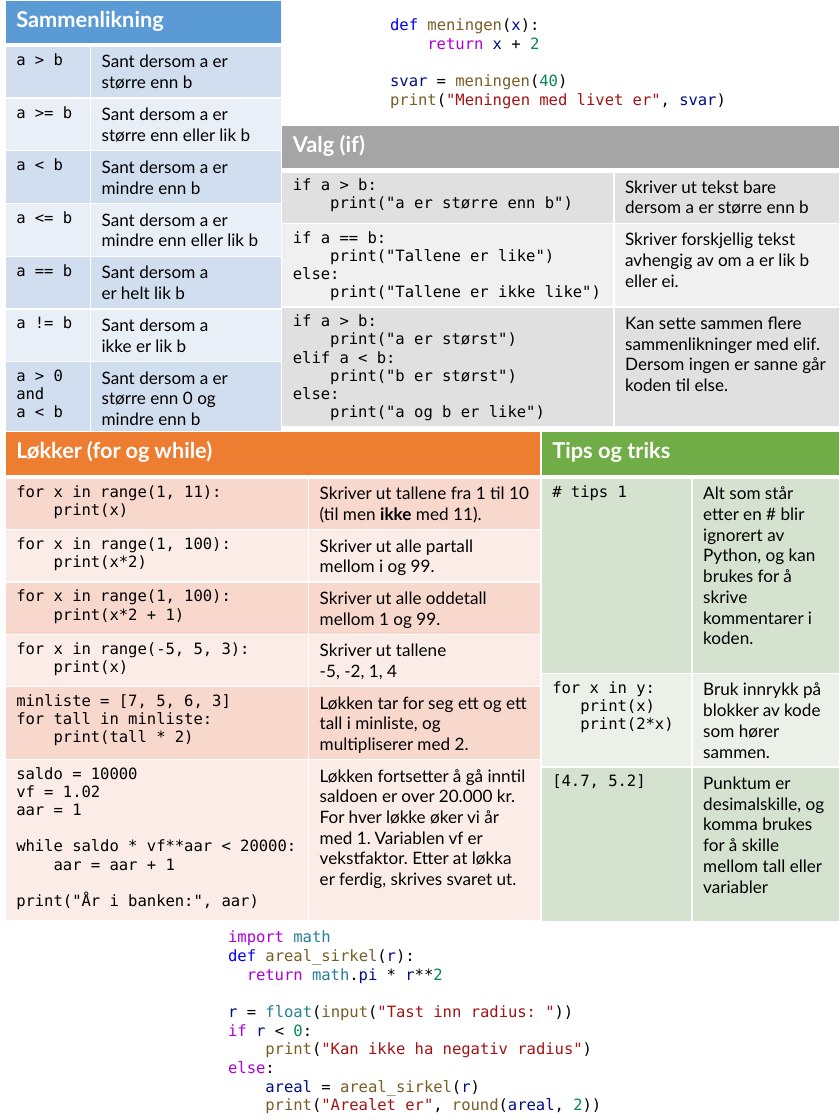
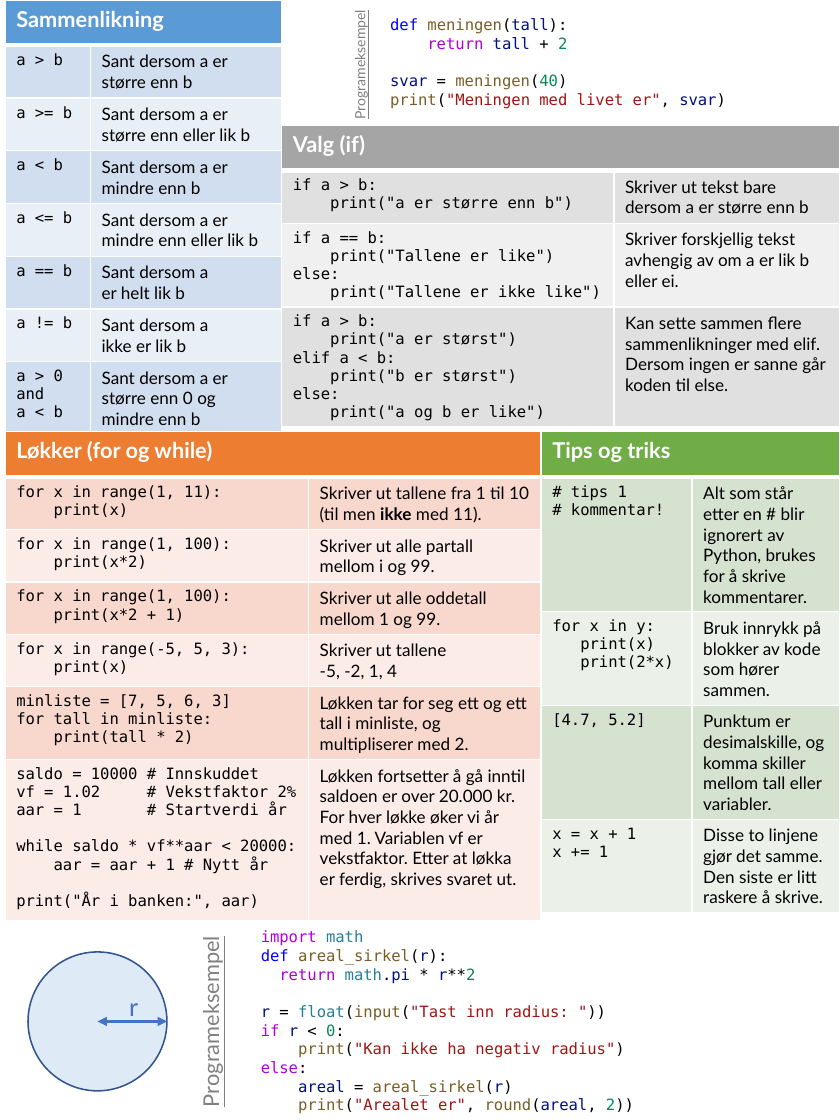
Before and after one commit to fagstoff/Skolekoden, a slide deck: slide 2 of Støttemateriell/python jukselapp for matte.pptx. Drawn at 840x1120 pixels with LibreOffice and Linux fonts; fonts in the diff are those of the drawing. Boxes give left, top, right and bottom in pixels: in the first picture for what was removed or moved away, otherwise in the second. Text is boxed around its words. In the diff, an @@ line names an element or a change of style, - is before the commit and + after.

Commit message:
Figur, nytt tips og diverse småjusteringer

```diff
--- a/Støttemateriell/python jukselapp for matte.pptx
+++ b/Støttemateriell/python jukselapp for matte.pptx
@@ text added at [351, 21, 368, 117], 9 pt, text #808080, underline @@
+Programeksempel
@@ text at [390, 18, 567, 50]: text changed @@
-def meningen(x):
-return x + 2
+def meningen(tall):
+return tall + 2
@@ table at [6, 432, 542, 921] @@
@@ row 7, column 1: "saldo = 10000 / vf = 1.02 / aar = 1 / while saldo * vf**aar < 20000: / aar = aar + 1 / print("År i banken:", aar)" to "saldo = 10000 # Innskuddet / vf = 1.02 # Vekstfaktor 2% / aar = 1 # Startverdi år / while saldo * vf**aar < 20000: / aar = aar + 1 # Nytt år / print("År i banken:", aar)" @@
@@ table at [541, 432, 840, 913] @@
-row 2, column 1: # tips 1
+row 2, column 1: # tips 1 / # kommentar!
-row 2, column 2: Alt som står etter en # blir ignorert av Python, og kan brukes for å skrive kommentarer i koden.
+row 2, column 2: Alt som står etter en # blir ignorert av Python, brukes for å skrive kommentarer.
-row 4: [4.7, 5.2] | Punktum er desimalskille, og komma brukes for å skille mellom tall eller variabler
+row 4: [4.7, 5.2] | Punktum er desimalskille, og komma skiller mellom tall eller variabler.
+row 5: x = x + 1 / x += 1 | Disse to linjene gjør det samme. Den siste er litt raskere å skrive.
@@ text "import math": place and size @@
-text "import math" at [228, 930, 601, 1114]
+text "import math" at [261, 930, 634, 1114]
@@ ellipse added at [28, 952, 167, 1091], fill #DEEBF7, outline #325491 1 pt @@
@@ text added at [198, 953, 224, 1102], 14 pt, text #808080, underline @@
+Programeksempel
@@ text added at [129, 1003, 138, 1021], 16 pt, text #4472C4 @@
+r
@@ double arrow added from (97, 1021) to (167, 1021), #4472C4 2 pt @@
```
Also in this commit, not shown: 1 other slide changed, 1 other file.
